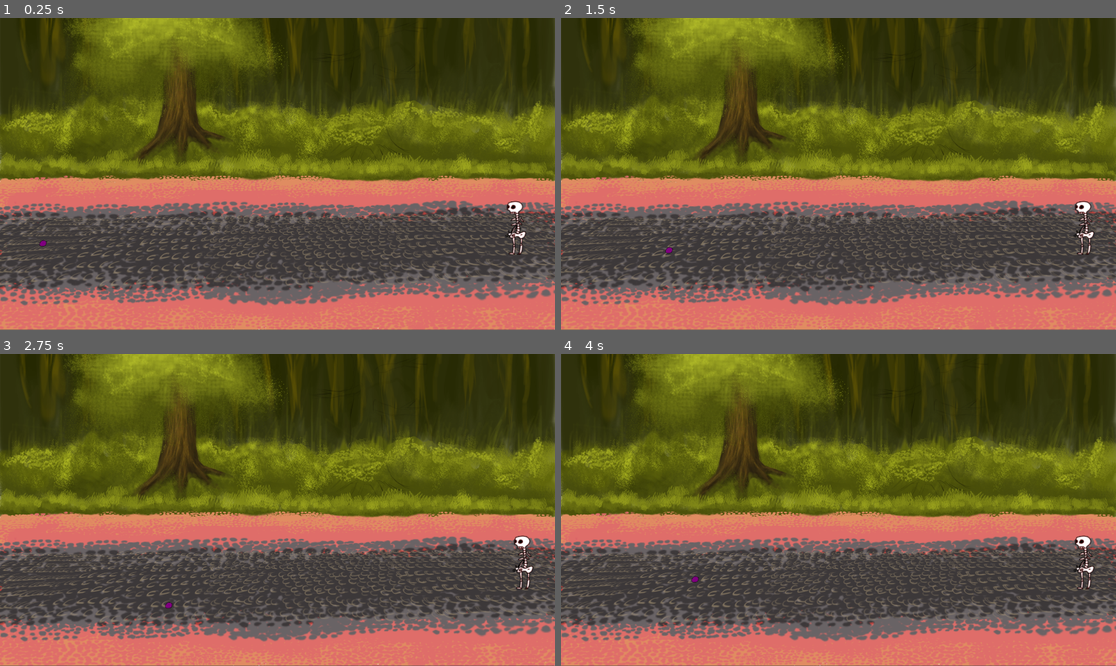
Above: before the commit, frames 1-4 (two rows, left to right).
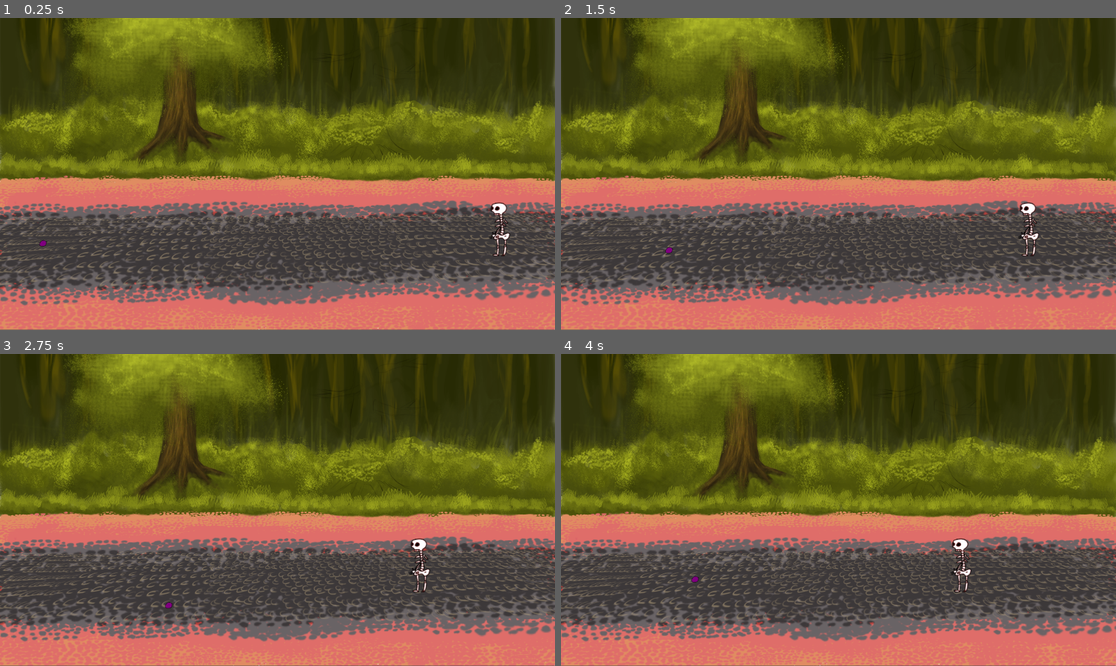
Above: after the commit, the same moments.

Repository: rcbrgs/Frankenslime
Game: Godot game, scene res://Levels/Forest.tscn
Two runs of this game, one before a commit and one after it. Both use one fixed random seed, a clock stepped at 60 frames per second and the inputs below.
Inputs:
- Up to frame 1 (0.25 s): no input
- Up to frame 2 (1.5 s): tap Enter at 0.5 s; hold Right (ui_right) 0.53-1.28 s; hold Down (ui_down) from 1.28 s (still down)
- Up to frame 3 (2.75 s): tap Space at 2 s; release Down (ui_down) at 2.03 s; hold Right (ui_right) from 2.03 s (still down)
- Up to frame 4 (4 s): release Right (ui_right) at 2.78 s; hold Up (ui_up) 2.78-3.53 s; tap Enter at 3.5 s; hold Left (ui_left) from 3.53 s (still down)

The runs differ from the first frame. In frame 1, 0.5% of the frame differs, in the area x 88-95%, y 58-77%; in frame 2, 0.5%; in frame 3, 0.5%; in frame 4, 0.5%, in the area x 70-97%, y 58-77%.

Commit message:
Player can now move "over" enemies.

Diff:
--- a/Frankenslime/Enemies/Skeleton.tscn
+++ b/Frankenslime/Enemies/Skeleton.tscn
@@ -28,11 +28,17 @@
 radius = 13.9282
 height = 66.0413
 
+[sub_resource type="CapsuleShape2D" id=4]
+
+custom_solver_bias = 0.0
+radius = 14.393
+height = 4.04388
+
 [node name="Skeleton" type="KinematicBody2D"]
 
 input_pickable = false
 collision_layer = 2
-collision_mask = 1
+collision_mask = 16
 collision/safe_margin = 0.08
 _sections_unfolded = [ "Collision" ]
 
@@ -52,3 +58,16 @@
 shape = SubResource( 3 )
 
 [node name="Enemy" parent="." index="3" instance=ExtResource( 3 )]
+
+[node name="BlockBody" type="KinematicBody2D" parent="." index="4"]
+
+position = Vector2( 1, 35 )
+input_pickable = false
+collision_layer = 4
+collision_mask = 3
+collision/safe_margin = 0.08
+_sections_unfolded = [ "Collision" ]
+
+[node name="BlockCollision" type="CollisionShape2D" parent="BlockBody" index="0"]
+
+shape = SubResource( 4 )
--- a/Frankenslime/Levels/Forest.tscn
+++ b/Frankenslime/Levels/Forest.tscn
@@ -10,7 +10,7 @@
 custom_solver_bias = 0.0
 extents = Vector2( 32.069, 29.1236 )
 
-[node name="Forest" type="Node" index="0"]
+[node name="Forest" type="Node"]
 
 [node name="Sprite" type="Sprite" parent="." index="0"]
 
--- a/Frankenslime/Player/Player.tscn
+++ b/Frankenslime/Player/Player.tscn
@@ -17,14 +17,14 @@
 custom_solver_bias = 0.0
 radius = 11.6813
 
-[node name="Player" type="KinematicBody2D"]
+[node name="Player" type="KinematicBody2D" index="0"]
 
 input_pickable = false
 collision_layer = 1
-collision_mask = 1
+collision_mask = 12
 collision/safe_margin = 0.08
 script = ExtResource( 1 )
-_sections_unfolded = [ "Visibility" ]
+_sections_unfolded = [ "Collision", "Visibility" ]
 horizontal_speed = 5
 vertical_speed = 2
 
--- a/Frankenslime/project.godot
+++ b/Frankenslime/project.godot
@@ -42,6 +42,9 @@
 
 2d_physics/layer_1="Player"
 2d_physics/layer_2="Enemies"
+2d_physics/layer_3="EnemyBlock"
+2d_physics/layer_4="BulletsFromEnemies"
+2d_physics/layer_5="BulletsFromPlayer"
 
 [rendering]
 
Not shown: 1 places in Frankenslime/Enemies/Skeleton.tscn that only renumber resources
